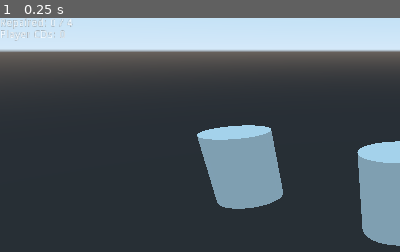
Above: before the commit, frame 1.
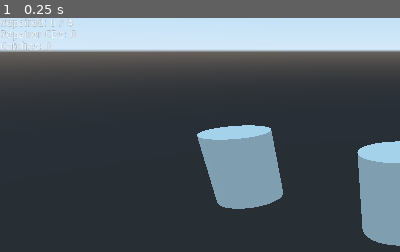
Above: after the commit, the same moment.

Repository: bmolyneaux/GGJ2020
Game: Godot game, scene res://Level/Jez Test Town.tscn
Two runs of this game, one before a commit and one after it. Both use one fixed random seed, a clock stepped at 60 frames per second and the inputs below. This scene is started directly instead of the project's main scene.
Inputs:
- Up to frame 1 (0.25 s): no input
The pictures show only the part of the screen within x 0-50%, y 0-50%; the shares and areas given below are measured in that part.

The runs differ from the first frame. In frame 1, 0.2% of the frame differs, in the area x 0-19%, y 5-14%.

Commit message:
Keep track of how many catches the players have done

Diff:
--- a/Catcher/Catcher.gd
+++ b/Catcher/Catcher.gd
@@ -4,7 +4,7 @@
 export var max_speed := 200
 var speed := Vector2(0, 0)
 var input : Vector2
-var numCaught := 0
+var num_caught := 0
 
 func _physics_process(delta):
 	var desired_speed = input * max_speed
@@ -23,6 +23,7 @@
 		var repairer := body as Repairer
 		if repairer.can_be_caught():
 			repairer.get_caught()
+			num_caught += 1
 
 func set_input(value : Vector2):
 	input = value
--- a/Catcher/Catcher.tscn
+++ b/Catcher/Catcher.tscn
@@ -13,7 +13,9 @@
 radius = 0.723551
 height = 0.922658
 
-[node name="Catcher" type="KinematicBody"]
+[node name="Catcher" type="KinematicBody" groups=[
+"Catcher",
+]]
 script = ExtResource( 1 )
 
 [node name="CollisionShape" type="CollisionShape" parent="."]
--- a/Game/GameManager.gd
+++ b/Game/GameManager.gd
@@ -1,20 +1,17 @@
 extends Node
-
-
-var numCatches := 0
-# We could also handle this via searching and calculating
-export(int) var numRepaired := 0
 
 func _process(delta):
 	var repairables = get_tree().get_nodes_in_group("Repairable")
-	numRepaired = 0
+	var num_repaired = 0
 	for repairable in repairables:
 		if repairable.repaired:
-			numRepaired += 1
+			num_repaired += 1
 
 	var player = get_tree().get_nodes_in_group("Player")[0]
+	var catcher = get_tree().get_nodes_in_group("Catcher")[0]
 
 	$DebugLabel.text = (
-		("Repaired: %s / %s\n" % [numRepaired, repairables.size()]) +
-		("Player CDs: %s\n" % player.numCollected)
+		("Repaired: %s / %s\n" % [num_repaired, repairables.size()]) +
+		("Repairer CDs: %s\n" % player.numCollected) +
+		("Catches: %s\n" % catcher.num_caught)
 	)
